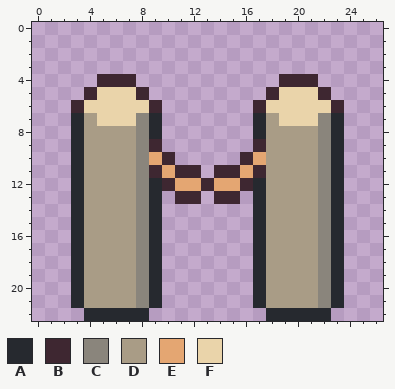
Edited in one commit: pixel-art file (art/roadside/curb-rope-posts@75.aseprite). Above, as it was before the edit.
27x23 pixels, 1 frame.
Palette (. is transparent): A #26292f  B #3e2731  C #8a857c  D #a99c86  E #e4a672  F #ead4aa
Pixels before, first column x 3:
 4 ..BBB...........BBB..
 5 .BFFFB.........BFFFB.
 6 BFFFFFB.......BFFFFFB
 7 ADFFFCA.......ADFFFCA
 8 ADDDDCA.......ADDDDCA
 9 ADDDDCB.......BDDDDCA
10 ADDDDCEB.....BEDDDDCA
11 ADDDDCBEBB.BBEBDDDDCA
12 ADDDDCABEEBEEBADDDDCA
13 ADDDDCA.BB.BB.ADDDDCA
14 ADDDDCA.......ADDDDCA
15 ADDDDCA.......ADDDDCA
16 ADDDDCA.......ADDDDCA
17 ADDDDCA.......ADDDDCA
18 ADDDDCA.......ADDDDCA
19 ADDDDCA.......ADDDDCA
20 ADDDDCA.......ADDDDCA
21 ADDDDCA.......ADDDDCA
22 .AAAAA.........AAAAA.
Now the later version:
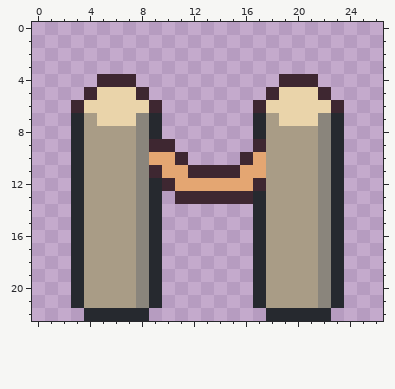
Difference:
Colour B now appears in row 9 at x 10; in row 10 at x 11; in row 11 at x 13; in row 13 at x 13 and 16.
The author changed colour A to colour B in row 12 at x 17.
The author changed colour B to colour E in row 10 at x 10; in row 11 at x 11 and 17; in row 12 at x 13 and 16.
